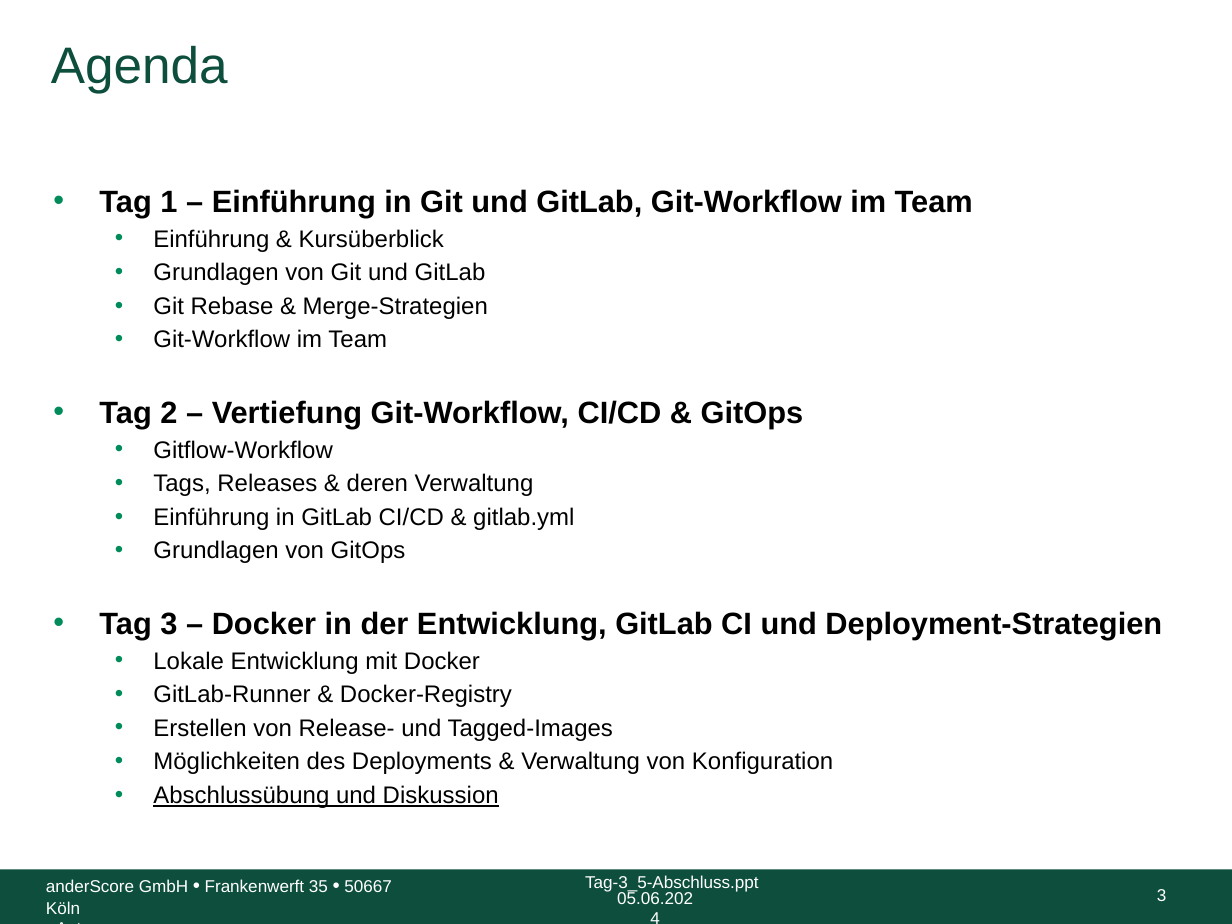
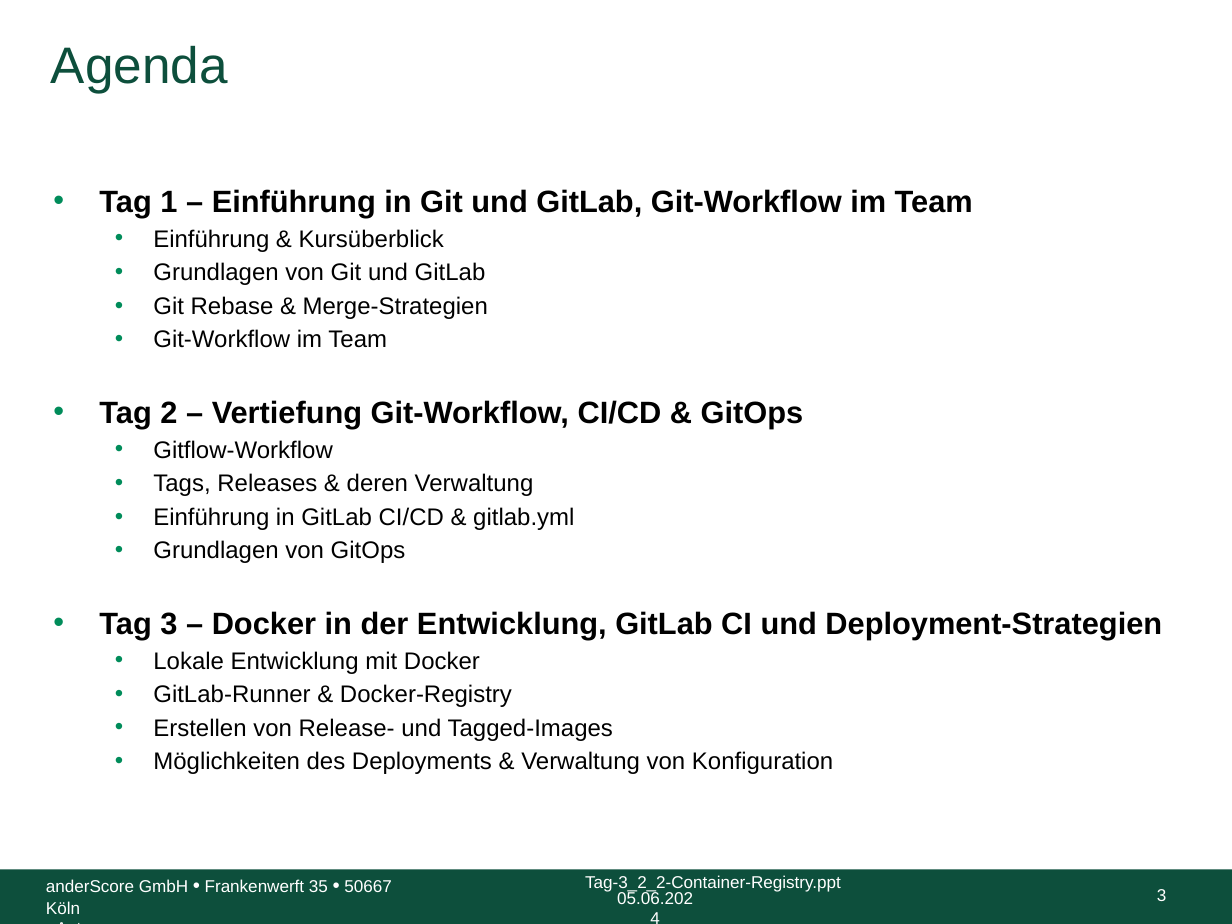
Before and after one commit to anderscore-gmbh/gitlab, a slide deck: slide 3 of slides/Tag-3_5-Abschluss.pptx. Drawn at 1232x924 pixels with LibreOffice and Linux fonts; fonts in the diff are those of the drawing; background and template pictures are left out. Boxes give left, top, right and bottom in pixels: in the first picture for what was removed or moved away, otherwise in the second. Text is boxed around its words. In the diff, an @@ line names an element or a change of style, - is before the commit and + after.

Commit message:
Tag 3: Übungsaufgaben und Abschlussübungsaufgabe

```diff
--- a/slides/Tag-3_5-Abschluss.pptx
+++ b/slides/Tag-3_5-Abschluss.pptx
@@ text at box(153, 785, 499, 808): paragraph removed @@
-  • Abschlussübung und Diskussion
@@ text at box(585, 875, 841, 892): text changed @@
-Tag-3_5-Abschluss.ppt
+Tag-3_2_2-Container-Registry.ppt
```
Also in this commit, not shown: 2 other slides changed, 6 slides added, 1 other file.
